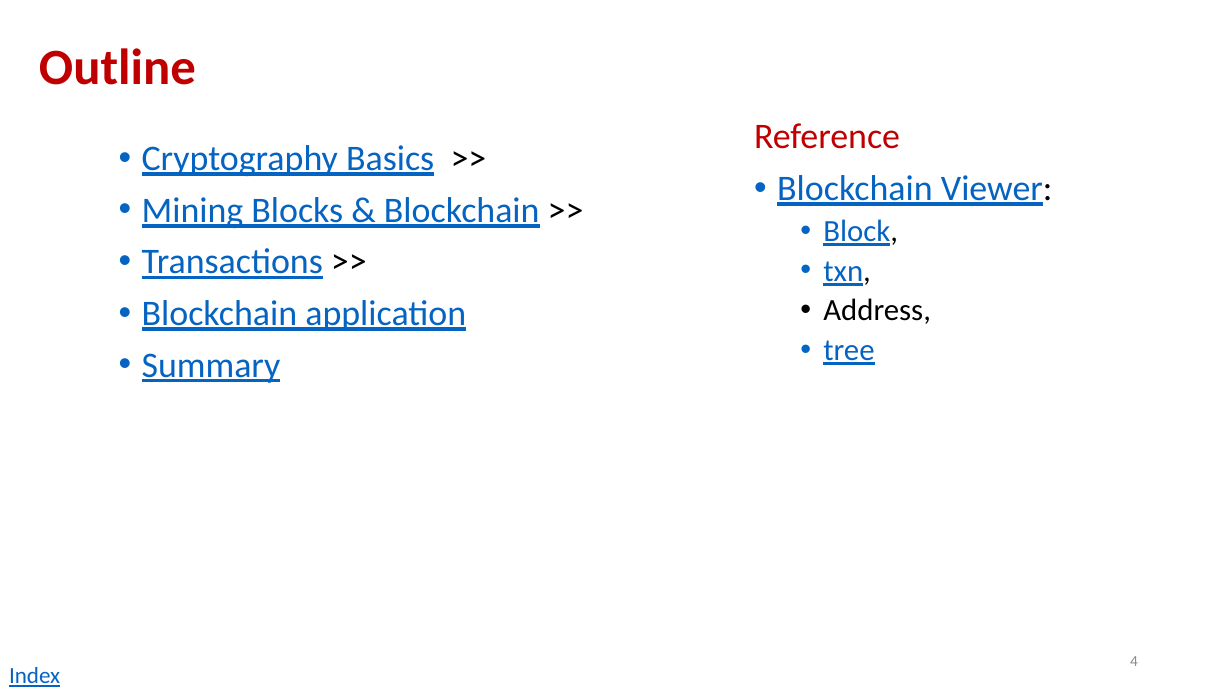
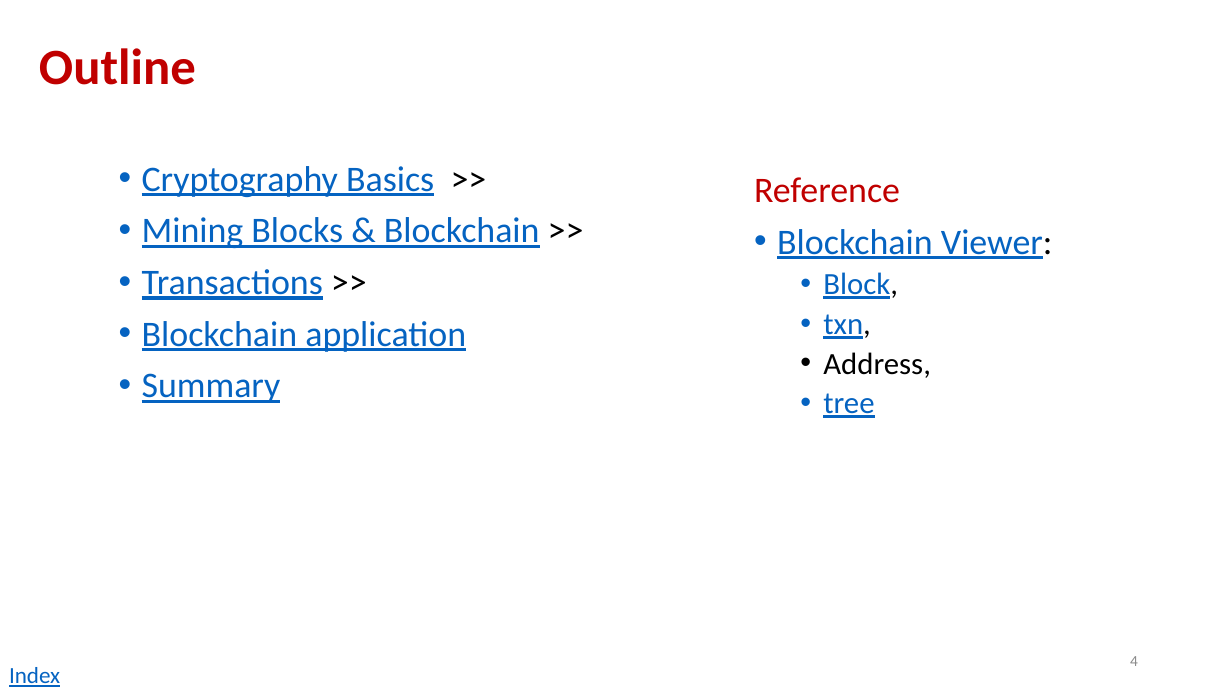
Before and after one commit to andyplusplus/blockchain, a slide deck: slide 4 of how_bitcoin_works/home.pptx. Drawn at 1232x693 pixels with LibreOffice and Linux fonts; fonts in the diff are those of the drawing. Boxes give left, top, right and bottom in pixels: in the first picture for what was removed or moved away, otherwise in the second. Text is boxed around its words. In the diff, an @@ line names an element or a change of style, - is before the commit and + after.

```diff
--- a/how_bitcoin_works/home.pptx
+++ b/how_bitcoin_works/home.pptx
@@ text "Cryptography Basics >>": place and size @@
-text "Cryptography Basics >>" at box(142, 145, 540, 383)
+text "Cryptography Basics >>" at box(142, 166, 540, 403)
@@ text "Reference": place and size @@
-text "Reference" at box(754, 123, 1053, 365)
+text "Reference" at box(754, 177, 1053, 418)
```
Also in this commit, not shown: 1 slide removed, 3 other files.
